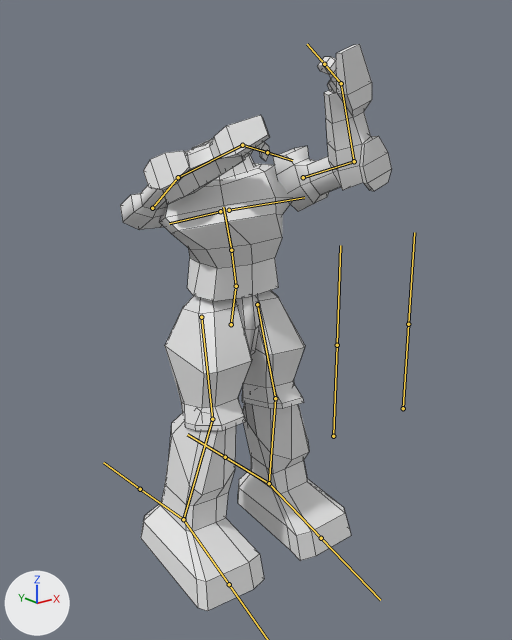
Before and after pictures for a commit that changed the FBX model RobocalypseC/Assets/models/Enemy/robot1/robot1.fbx.
Both versions are drawn from a 50 mm lens placed at (-4.01, -5.37, 4.39), pointed at (0.05, -0.28, 2.35). Arrows for +X, +Y and +Z are at lower left; the lights stay in place. Both versions are drawn at frame 3 of the action 'metarig|jump_start'; the numbers are the values there. The bones that bend it are drawn over the model as lines. Mesh edges are drawn as thin lines.
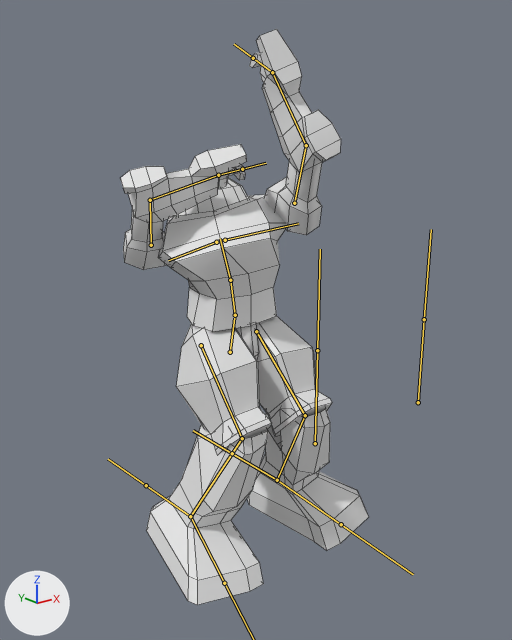
Where the change shows, as pixel boxes (x1, y1, x2, y2) in the pictures (512 x 640 px):
```json
{"object": "Cube.008", "change": "posed", "before": [120, 44, 392, 611], "after": [121, 29, 369, 605], "on screen": "9% narrower"}
{"bone": "spine", "before": "(231, 324) to (235, 289)", "after": "(230, 352) to (234, 318)"}
{"bone": "spine.004", "before": "(231, 250) to (223, 207)", "after": "(230, 280) to (220, 238)"}
{"bone": "upper_arm.L", "before": "(303, 177) to (354, 161)", "after": "(294, 203) to (306, 145)"}
{"bone": "forearm.L", "before": "(354, 161) to (341, 83)", "after": "(306, 145) to (272, 72)"}
{"bone": "hand.L", "before": "(341, 83) to (324, 64)", "after": "(272, 72) to (253, 58)"}
{"bone": "upper_arm.R", "before": "(152, 208) to (178, 177)", "after": "(151, 245) to (150, 200)"}
{"bone": "forearm.R", "before": "(178, 177) to (242, 145)", "after": "(150, 200) to (218, 175)"}
{"bone": "hand.R", "before": "(242, 145) to (267, 152)", "after": "(218, 175) to (242, 169)"}
{"bone": "thigh.L", "before": "(257, 304) to (275, 398)", "after": "(256, 331) to (305, 415)"}
{"bone": "shin.L", "before": "(275, 398) to (269, 483)", "after": "(305, 415) to (277, 480)"}
{"bone": "foot.L", "before": "(269, 483) to (321, 538)", "after": "(277, 480) to (341, 524)"}
{"bone": "thigh.R", "before": "(201, 317) to (212, 419)", "after": "(201, 345) to (242, 438)"}
{"bone": "shin.R", "before": "(212, 419) to (183, 519)", "after": "(242, 438) to (190, 516)"}
{"bone": "foot.R", "before": "(183, 519) to (229, 584)", "after": "(190, 516) to (224, 583)"}
```

Edits to the scene script, one JSON object a line:
```json
{"block": "bone_spine", "where": "bone_spine = bpy.data.objects['metarig'].pose.bones['spine']"}
{"op": "set", "path": "bone_spine.location", "old": "(0.0, -0.062, 0.009)", "new": "(0.0, -0.358, 0.051)"}
{"block": "bone_spine_004", "where": "bone_spine_004 = bpy.data.objects['metarig'].pose.bones['spine.004']  # child of 'spine.003'"}
{"op": "set", "path": "bone_spine_004.rotation_quaternion", "old": "(0.945, -0.127, -0.298, 0.04)", "new": "(0.936, -0.184, -0.296, 0.058)", "note": "degrees (-18, -34, 10) -> degrees (-27, -32, 15)"}
{"block": "bone_upper_arm_l", "where": "bone_upper_arm_l = bpy.data.objects['metarig'].pose.bones['upper_arm.L']  # child of 'shoulder.L'"}
{"op": "set", "path": "bone_upper_arm_l.rotation_quaternion", "old": "(-0.31, -0.607, 0.668, 0.298)", "new": "(0.311, 0.74, -0.442, -0.401)", "note": "degrees (129, -3, -94) -> degrees (121, 19, -72)"}
{"block": "bone_forearm_l", "where": "bone_forearm_l = bpy.data.objects['metarig'].pose.bones['forearm.L']  # child of 'upper_arm.L'"}
{"op": "set", "path": "bone_forearm_l.rotation_quaternion", "old": "(0.817, 0.0, 0.0, -0.576)", "new": "(0.875, 0.079, -0.036, -0.477)", "note": "degrees (0, 0, -70) -> degrees (10, 1, -57)"}
{"block": "bone_hand_l", "where": "bone_hand_l = bpy.data.objects['metarig'].pose.bones['hand.L']  # child of 'forearm.L'"}
{"op": "set", "path": "bone_hand_l.rotation_quaternion", "old": "(0.971, -0.239, 0.0, 0.0)", "new": "(0.957, -0.001, 0.138, -0.255)", "note": "degrees (-28, 0, 0) -> degrees (-4, 15, -30)"}
{"block": "bone_upper_arm_r", "where": "bone_upper_arm_r = bpy.data.objects['metarig'].pose.bones['upper_arm.R']  # child of 'shoulder.R'"}
{"op": "set", "path": "bone_upper_arm_r.rotation_quaternion", "old": "(0.547, 0.71, -0.205, 0.393)", "new": "(0.497, 0.804, -0.124, 0.301)", "note": "degrees (98, -51, 13) -> degrees (114, -37, 7)"}
{"block": "bone_forearm_r", "where": "bone_forearm_r = bpy.data.objects['metarig'].pose.bones['forearm.R']  # child of 'upper_arm.R'"}
{"op": "set", "path": "bone_forearm_r.rotation_quaternion", "old": "(0.928, 0.075, 0.065, 0.36)", "new": "(0.777, 0.206, -0.035, 0.594)", "note": "degrees (11, 4, 43) -> degrees (17, -17, 72)"}
{"block": "bone_hand_r", "where": "bone_hand_r = bpy.data.objects['metarig'].pose.bones['hand.R']  # child of 'forearm.R'"}
{"op": "set", "path": "bone_hand_r.rotation_quaternion", "old": "(0.787, -0.047, -0.499, 0.359)", "new": "(0.83, 0.057, -0.554, 0.004)", "note": "degrees (-41, -49, 68) -> degrees (13, -67, -8)"}
{"block": "bone_thigh_l", "where": "bone_thigh_l = bpy.data.objects['metarig'].pose.bones['thigh.L']  # child of 'spine'"}
{"op": "set", "path": "bone_thigh_l.rotation_quaternion", "old": "(0.995, -0.102, 0.0, 0.017)", "new": "(0.926, -0.373, -0.047, 0.029)", "note": "degrees (-12, 0, 2) -> degrees (-44, -4, 5)"}
{"block": "bone_shin_l", "where": "bone_shin_l = bpy.data.objects['metarig'].pose.bones['shin.L']  # child of 'thigh.L'"}
{"op": "set", "path": "bone_shin_l.rotation_quaternion", "old": "(0.983, 0.182, 0.0, -0.03)", "new": "(0.823, 0.56, 0.0, -0.093)", "note": "degrees (21, 1, -3) -> degrees (68, 6, -9)"}
{"block": "bone_foot_l", "where": "bone_foot_l = bpy.data.objects['metarig'].pose.bones['foot.L']  # child of 'shin.L'"}
{"op": "set", "path": "bone_foot_l.rotation_quaternion", "old": "(1.0, 0.0, 0.0, 0.0)", "new": "(0.987, -0.162, -0.017, -0.007)", "note": "degrees (0, 0, 0) -> degrees (-19, -2, -1)"}
{"block": "bone_thigh_r", "where": "bone_thigh_r = bpy.data.objects['metarig'].pose.bones['thigh.R']  # child of 'spine'"}
{"op": "set", "path": "bone_thigh_r.rotation_quaternion", "old": "(0.995, -0.102, 0.0, -0.017)", "new": "(0.926, -0.373, 0.047, -0.028)", "note": "degrees (-12, 0, -2) -> degrees (-44, 4, -5)"}
{"block": "bone_shin_r", "where": "bone_shin_r = bpy.data.objects['metarig'].pose.bones['shin.R']  # child of 'thigh.R'"}
{"op": "set", "path": "bone_shin_r.rotation_quaternion", "old": "(0.983, 0.182, 0.0, 0.03)", "new": "(0.823, 0.56, 0.0, 0.093)", "note": "degrees (21, -1, 3) -> degrees (68, -6, 9)"}
{"block": "bone_foot_r", "where": "bone_foot_r = bpy.data.objects['metarig'].pose.bones['foot.R']  # child of 'shin.R'"}
{"op": "set", "path": "bone_foot_r.rotation_quaternion", "old": "(1.0, 0.0, 0.0, 0.0)", "new": "(0.987, -0.162, 0.017, 0.007)", "note": "degrees (0, 0, 0) -> degrees (-19, 2, 1)"}
```
